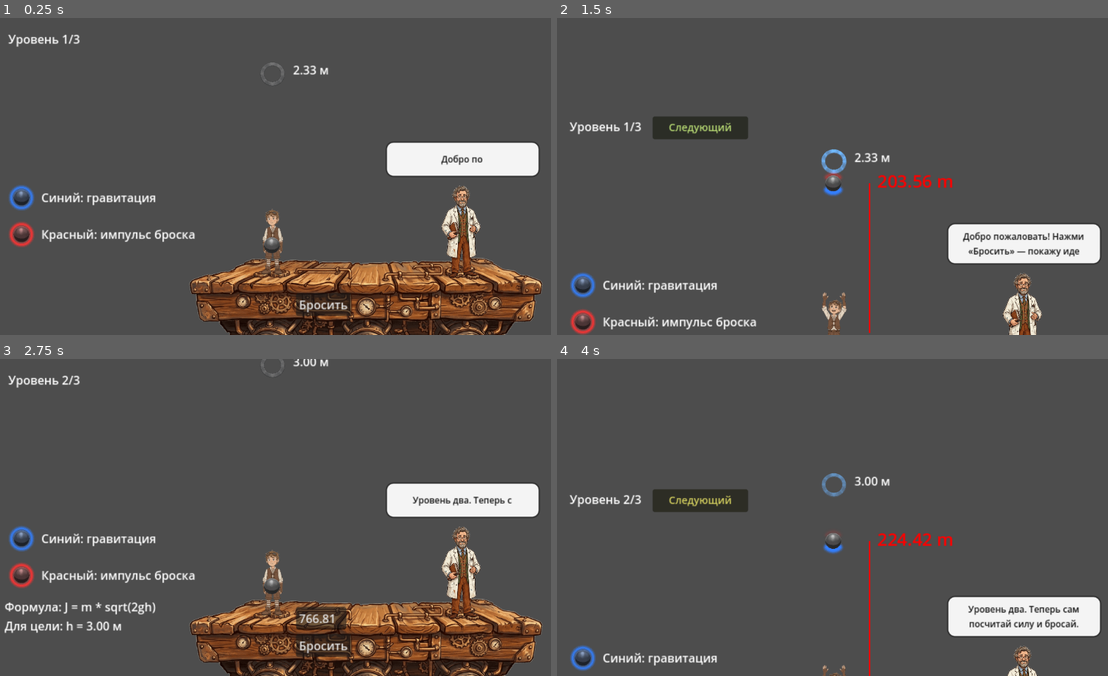
Above: before the commit, frames 1-4 (two rows, left to right).
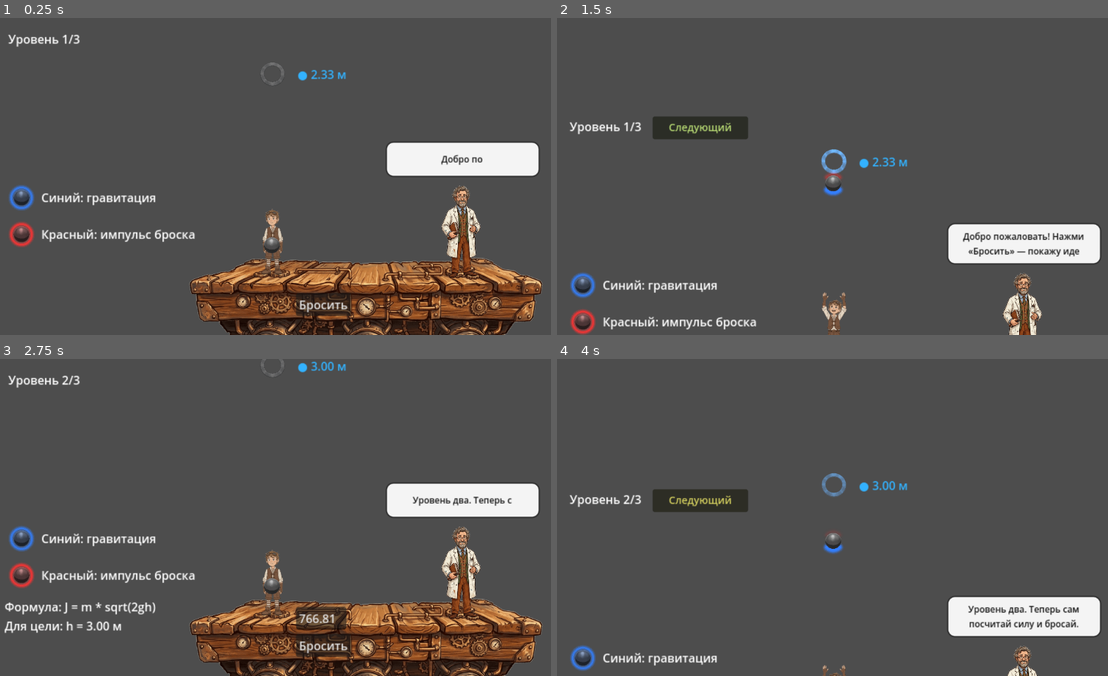
Above: after the commit, the same moments.

Repository: vasyukovin/physics
Game: Godot game, scene res://playground.tscn
Same seed, same stepped clock (60 frames per second), same inputs: the game is played once before the commit and once after it.
Inputs:
- Up to frame 1 (0.25 s): no input
- Up to frame 2 (1.5 s): click "Бросить" at 0.5 s
- Up to frame 3 (2.75 s): click "Следующий" at 2 s
- Up to frame 4 (4 s): click "Бросить" at 2.75 s

The runs differ from the first frame. In frame 1, 0.2% of the frame differs, in the area x 53-63%, y 14-20%; in frame 2, 0.6%, in the area x 54-72%, y 42-100%; in frame 3, 0.2%; in frame 4, 0.6%.

Commit message:
Remove redundant height indicators during throws and at targets.
Drop the red flight height line and duplicate target labels, keeping a single colored marker per goal.

Co-authored-by: Cursor <cursoragent@cursor.com>

Diff:
--- a/Scripts/height_indicator_controller.gd
+++ /dev/null
@@ -1,62 +0,0 @@
-extends RefCounted
-class_name HeightIndicatorController
-
-var host: Node2D
-var line: Line2D
-var label: Label
-var line_x_offset: float = 50.0
-var pixels_per_meter: float = 100.0
-
-func setup(
-	target_host: Node2D,
-	target_line: Line2D,
-	target_label: Label,
-	target_line_x_offset: float,
-	target_pixels_per_meter: float
-) -> void:
-	host = target_host
-	line = target_line
-	label = target_label
-	line_x_offset = target_line_x_offset
-	pixels_per_meter = target_pixels_per_meter
-
-	if line:
-		line.width = 2.0
-		line.default_color = Color.RED
-		line.visible = false
-
-	if label:
-		label.visible = false
-		label.add_theme_color_override("font_color", Color.RED)
-		label.add_theme_font_size_override("font_size", 24)
-
-func update_indicator(ball_center: Vector2, reference_y: float) -> void:
-	var height_pixels: float = reference_y - ball_center.y
-	var height_meters: float = height_pixels
-
-	if height_meters > 0:
-		if line:
-			line.visible = true
-
-			var line_start_global := Vector2(ball_center.x + line_x_offset, reference_y)
-			var line_end_global := Vector2(ball_center.x + line_x_offset, ball_center.y)
-
-			var line_start := line.to_local(line_start_global)
-			var line_end := line.to_local(line_end_global)
-
-			line.clear_points()
-			line.add_point(line_start)
-			line.add_point(line_end)
-
-		if label and host:
-			label.visible = true
-			label.text = "%.2f m" % height_meters
-			label.position = host.to_local(Vector2(ball_center.x + line_x_offset + 10, ball_center.y - 20))
-	else:
-		reset()
-
-func reset() -> void:
-	if line:
-		line.visible = false
-	if label:
-		label.visible = false
--- a/Scripts/level_ui_controller.gd
+++ b/Scripts/level_ui_controller.gd
@@ -2,6 +2,7 @@
 class_name LevelUiController
 
 const LEVEL3_THROW_COUNT: int = 3
+const TARGET_MARKER_COUNT: int = 3
 
 var host: Node2D
 var force_input: LineEdit
@@ -14,8 +15,7 @@
 var force_input_2: LineEdit
 var force_input_3: LineEdit
 var apply_forces_button: Button
-var target_distance_label: Label
-var level3_markers: Array[Label] = []
+var target_markers: Array[Label] = []
 
 func setup(
 	target_host: Node2D,
@@ -28,8 +28,7 @@
 	target_force_input_1: LineEdit,
 	target_force_input_2: LineEdit,
 	target_force_input_3: LineEdit,
-	target_apply_forces_button: Button,
-	target_target_distance_label: Label
+	target_apply_forces_button: Button
 ) -> void:
 	host = target_host
 	force_input = target_force_input
@@ -42,7 +41,6 @@
 	force_input_2 = target_force_input_2
 	force_input_3 = target_force_input_3
 	apply_forces_button = target_apply_forces_button
-	target_distance_label = target_target_distance_label
 
 func apply_level_state(level: int, total_levels: int) -> void:
 	level_label.text = "Уровень %d/%d" % [level, total_levels]
@@ -75,10 +73,6 @@
 
 func set_force_input_value(value_text: String) -> void:
 	force_input.text = value_text
-
-func set_target_distance(distance_m: float, target_x: float, target_y: float) -> void:
-	target_distance_label.text = "%.2f м" % distance_m
-	target_distance_label.global_position = Vector2(target_x + 28.0, target_y - 18.0)
 
 func update_formula_for_level2(target_distance_m: float) -> void:
 	formula_label.text = "Формула: J = m * sqrt(2gh)\nДля цели: h = %.2f м" % target_distance_m
@@ -116,45 +110,56 @@
 func hide_level3_panel() -> void:
 	level3_forces_panel.visible = false
 
-func update_level3_markers(
-	is_level3: bool,
+func update_target_markers(
+	level: int,
 	current_throw_index: int,
 	target_x: float,
 	starting_ball_y: float,
-	distances_px: PackedFloat32Array,
-	pixels_per_meter: float
+	level3_distances_px: PackedFloat32Array,
+	pixels_per_meter: float,
+	single_target_distance_px: float
 ) -> void:
-	if not is_level3:
-		for marker in level3_markers:
-			marker.visible = false
+	_ensure_target_markers()
+	if level == 3:
+		for i in range(target_markers.size()):
+			var distance_px: float = _get_distance_px(level3_distances_px, i)
+			var distance_m: float = distance_px / max(pixels_per_meter, 1.0)
+			var marker := target_markers[i]
+			marker.visible = true
+			marker.text = "● %.2f м" % distance_m
+			marker.global_position = Vector2(target_x + 34.0, starting_ball_y - distance_px - 12.0)
+			if i < current_throw_index:
+				marker.modulate = Color(0.3, 1.0, 0.3, 0.95)
+			elif i == current_throw_index:
+				marker.modulate = Color(0.2, 0.7, 1.0, 1.0)
+			else:
+				marker.modulate = Color(1.0, 1.0, 1.0, 0.55)
 		return
 
-	_ensure_level3_markers()
-	for i in range(level3_markers.size()):
-		var distance_px: float = _get_distance_px(distances_px, i)
-		var distance_m: float = distance_px / max(pixels_per_meter, 1.0)
-		var marker := level3_markers[i]
-		marker.visible = true
-		marker.text = "● %.2f м" % distance_m
-		marker.global_position = Vector2(target_x + 34.0, starting_ball_y - distance_px - 12.0)
-		if i < current_throw_index:
-			marker.modulate = Color(0.3, 1.0, 0.3, 0.95)
-		elif i == current_throw_index:
-			marker.modulate = Color(0.2, 0.7, 1.0, 1.0)
-		else:
-			marker.modulate = Color(1.0, 1.0, 1.0, 0.55)
+	for i in range(target_markers.size()):
+		target_markers[i].visible = i == 0
+	if target_markers.is_empty():
+		return
+	var distance_m: float = single_target_distance_px / max(pixels_per_meter, 1.0)
+	var marker := target_markers[0]
+	marker.text = "● %.2f м" % distance_m
+	marker.global_position = Vector2(
+		target_x + 34.0,
+		starting_ball_y - single_target_distance_px - 12.0
+	)
+	marker.modulate = Color(0.2, 0.7, 1.0, 1.0)
 
-func _ensure_level3_markers() -> void:
-	if level3_markers.size() == LEVEL3_THROW_COUNT:
+func _ensure_target_markers() -> void:
+	if target_markers.size() == TARGET_MARKER_COUNT:
 		return
-	for marker in level3_markers:
+	for marker in target_markers:
 		marker.queue_free()
-	level3_markers.clear()
-	for _i in range(LEVEL3_THROW_COUNT):
+	target_markers.clear()
+	for _i in range(TARGET_MARKER_COUNT):
 		var marker := Label.new()
 		marker.visible = false
 		host.add_child(marker)
-		level3_markers.append(marker)
+		target_markers.append(marker)
 
 func _get_distance_px(distances_px: PackedFloat32Array, index: int) -> float:
 	if distances_px.is_empty():
--- a/playground.gd
+++ b/playground.gd
@@ -1,7 +1,6 @@
 extends Node2D
 
 const TargetRingControllerScript = preload("res://Scripts/target_ring_controller.gd")
-const HeightIndicatorControllerScript = preload("res://Scripts/height_indicator_controller.gd")
 const ThrowStateControllerScript = preload("res://Scripts/throw_state_controller.gd")
 const PeakTriggerEvaluatorScript = preload("res://Scripts/peak_trigger_evaluator.gd")
 const BallStateLegendControllerScript = preload("res://Scripts/ball_state_legend_controller.gd")
@@ -30,16 +29,12 @@
 @onready var gravity_description: Label = $UI/StateLegend/Margin/Content/GravityRow/GravityDescription
 @onready var impulse_description: Label = $UI/StateLegend/Margin/Content/ImpulseRow/ImpulseDescription
 @onready var player_sprite: Sprite2D = $Player/Sprite2D
-@onready var height_line: Line2D = $HeightIndicator
-@onready var height_label: Label = $HeightLabel
 @onready var target_height_line: Sprite2D = $TargetHeightLine
-@onready var target_distance_label: Label = $TargetDistanceLabel
 @onready var camera: Camera2D = $Camera2D
 @onready var professor_dialog_label: Label = $Professor/SpeechBubble/Margin/SpeechText
 
 @export var hand_y_offset: float = 380.0
 @export var pixels_per_meter: float = 100.0  # Conversion factor: 100 pixels = 1 meter
-@export var line_x_offset: float = 50.0  # Distance from ball to line
 @export var shake_intensity: float = 15.0  # How strong the shake is
 @export var shake_duration: float = 2  # How long the shake lasts (in seconds)
 @export var player_z_index: int = 0
@@ -77,7 +72,6 @@
 var camera_follow_controller
 var force_outline_renderer: ForceOutlineRenderer
 var target_ring_controller
-var height_indicator_controller
 var throw_state_controller
 var peak_trigger_evaluator
 var ball_state_legend_controller
@@ -125,17 +119,7 @@
 		force_input_1,
 		force_input_2,
 		force_input_3,
-		apply_forces_button,
-		target_distance_label
-	)
-
-	height_indicator_controller = HeightIndicatorControllerScript.new()
-	height_indicator_controller.setup(
-		self,
-		height_line,
-		height_label,
-		line_x_offset,
-		pixels_per_meter
+		apply_forces_button
 	)
 
 	# Initialize target line from configured distances above player.
@@ -209,12 +193,9 @@
 			if throw_state_controller.is_at_peak_this_frame() and not triggers_fired.get("peak_checked", false):
 				triggers_fired["peak_checked"] = true
 				_check_peak_triggers(throw_state_controller.get_current_y())
-			_update_height_indicator()
 
 		if throw_state_controller.did_reset_this_frame():
 			triggers_fired.clear()  # Reset triggers
-			if height_indicator_controller:
-				height_indicator_controller.reset()
 			_schedule_professor_verdict_delivery()
 
 	if camera_follow_controller:
@@ -291,13 +272,6 @@
 		throw_state_controller.get_throw_force_visual_ratio() if throw_state_controller else 0.0,
 		_get_ball_radius_px()
 	)
-
-func _update_height_indicator():
-	if not throw_state_controller or not throw_state_controller.is_throw_active():
-		return
-
-	if height_indicator_controller:
-		height_indicator_controller.update_indicator(ball.global_position, starting_ball_y)
 
 func _check_peak_triggers(ball_center_y: float):
 	if not peak_trigger_evaluator:
@@ -356,8 +330,6 @@
 	level_progression_controller.go_next()
 	level_ui_controller.show_next_level_button(false)
 	triggers_fired.clear()
-	if height_indicator_controller:
-		height_indicator_controller.reset()
 	_apply_level_state()
 	if professor_dialogue_controller:
 		var autofill := _current_level() == 3 and autofill_test_force_values
@@ -375,7 +347,7 @@
 		_reset_level3_state()
 
 	_refresh_target_visual()
-	_update_level3_markers()
+	_update_target_markers()
 	_update_formula_text()
 	_apply_test_force_defaults_if_needed()
 
@@ -416,10 +388,6 @@
 			target_ring_idle_alpha,
 			target_hit_color
 		)
-	var target_distance_m: float = _get_current_target_distance_px() / pixels_per_meter
-	if level_ui_controller:
-		level_ui_controller.set_target_distance(target_distance_m, _get_target_x(), target_line_y)
-
 func _get_current_target_distance_px() -> float:
 	if _current_level() == 3 and level3_sequence_controller:
 		return _get_level3_target_distance_px(level3_sequence_controller.current_throw_index)
@@ -432,16 +400,20 @@
 	var clamped_index: int = clampi(index, 0, max(max_index, 0))
 	return max(level3_target_distances_px[clamped_index], 0.0)
 
-func _update_level3_markers() -> void:
-	if not level_ui_controller or not level3_sequence_controller:
-		return
-	level_ui_controller.update_level3_markers(
-		_current_level() == 3,
-		level3_sequence_controller.current_throw_index,
+func _update_target_markers() -> void:
+	if not level_ui_controller:
+		return
+	var throw_index: int = 0
+	if level3_sequence_controller:
+		throw_index = level3_sequence_controller.current_throw_index
+	level_ui_controller.update_target_markers(
+		_current_level(),
+		throw_index,
 		_get_target_x(),
 		starting_ball_y,
 		level3_target_distances_px,
-		pixels_per_meter
+		pixels_per_meter,
+		_get_current_target_distance_px()
 	)
 
 func _update_formula_text() -> void:
@@ -470,7 +442,7 @@
 		var throw_number: int = level3_sequence_controller.get_current_throw_number()
 		level3_sequence_controller.mark_throw_started()
 		_refresh_target_visual()
-		_update_level3_markers()
+		_update_target_markers()
 		await _start_throw_with_force(level3_sequence_controller.get_current_force())
 		await _wait_until_ball_returns_to_hand()
 		if _current_level() != 3:
@@ -491,7 +463,7 @@
 	if _current_level() == 3 and level3_sequence_controller and level3_sequence_controller.is_finished():
 		level_ui_controller.set_throw_button_disabled(true)
 		level_ui_controller.hide_level3_panel()
-		_update_level3_markers()
+		_update_target_markers()
 		if professor_dialogue_controller:
 			professor_dialogue_controller.set_series_silent(false)
 			await professor_dialogue_controller.on_series_finished(
--- a/playground.tscn
+++ b/playground.tscn
@@ -199,21 +199,4 @@
 position = Vector2(587, 247)
 zoom = Vector2(1.5, 1.5)
 
-[node name="HeightIndicator" type="Line2D" parent="."]
-points = PackedVector2Array(0, 2)
-
-[node name="HeightLabel" type="Label" parent="."]
-offset_left = 631.0
-offset_top = 321.0
-offset_right = 700.0
-offset_bottom = 345.0
-text = "0.00 m"
-
 [node name="TargetHeightLine" type="Sprite2D" parent="."]
-
-[node name="TargetDistanceLabel" type="Label" parent="."]
-offset_left = 621.0
-offset_top = 90.0
-offset_right = 711.0
-offset_bottom = 114.0
-text = "0.00 m"
Not shown, removed: Scripts/height_indicator_controller.gd.uid
